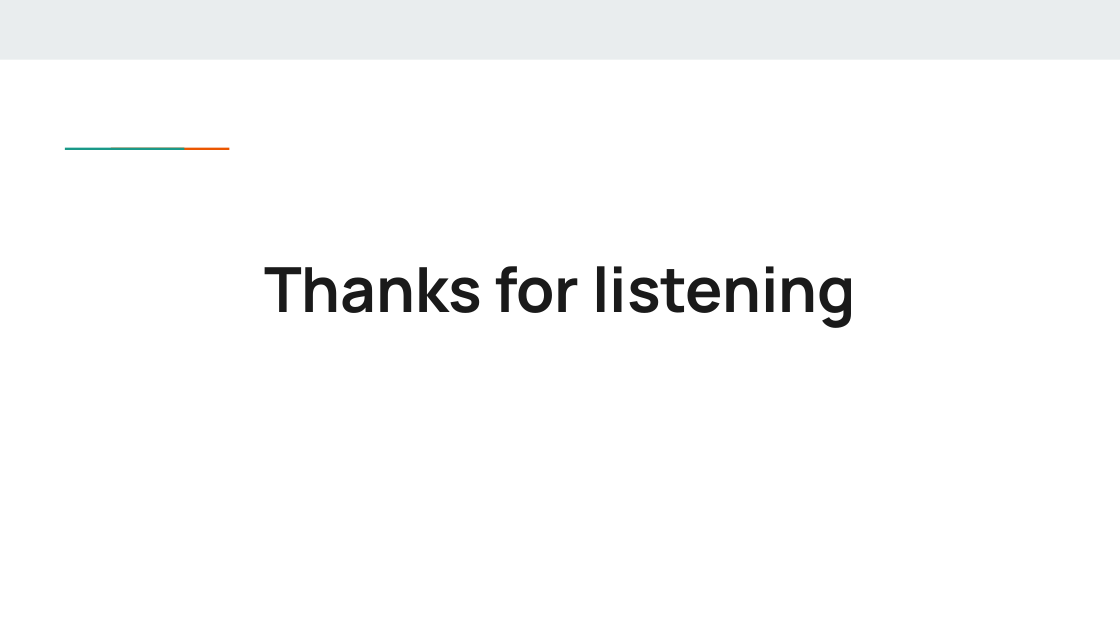
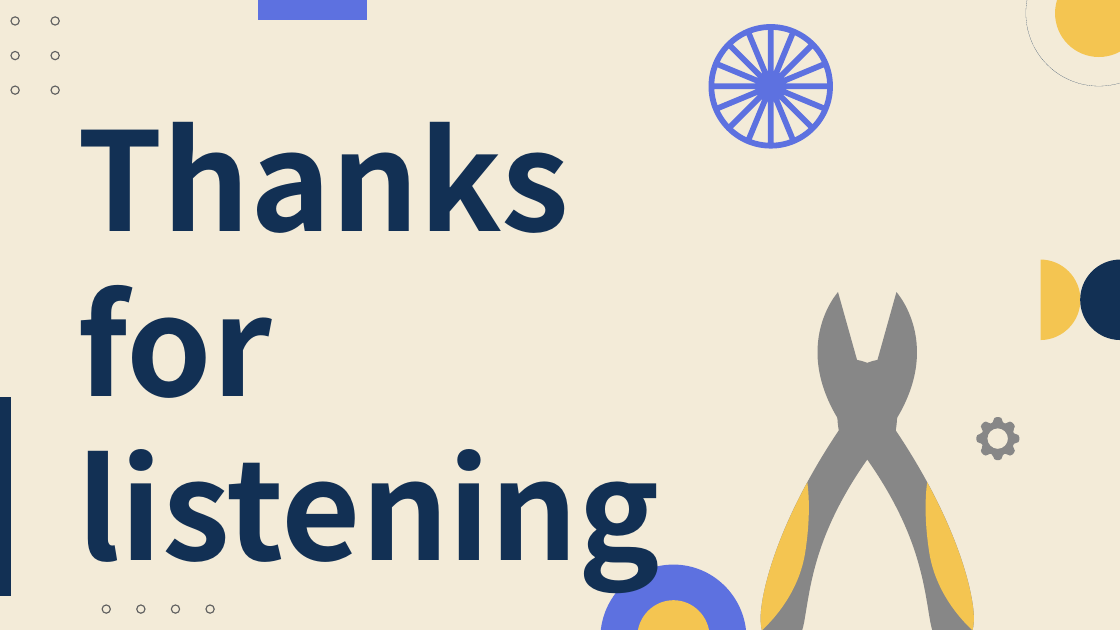
Before and after one commit to 2111518/Dormitory-repair-management-system, a slide deck: slide 13 of 期末報告.pptx (slide 15 before the commit). Drawn at 1120x630 pixels with LibreOffice and Linux fonts; fonts in the diff are those of the drawing. Boxes give left, top, right and bottom in pixels: in the first picture for what was removed or moved away, otherwise in the second. Text is boxed around its words. In the diff, an @@ line names an element or a change of style, - is before the commit and + after.

```diff
--- a/期末報告.pptx
+++ b/期末報告.pptx
@@ background #FFFFFF to #F3EBD8 @@
@@ rectangle removed at (0, 0, 1120, 59) @@
@@ freeform shape added at (259, 0, 367, 20), fill #5D71E0 @@
@@ freeform shape added at (709, 25, 833, 149), fill #5D71E0 @@
@@ freeform shape added at (1026, 0, 1120, 86), outline #123054 0.05 pt @@
@@ freeform shape added at (1055, 0, 1120, 57), fill #F4C551 @@
@@ group added at (11, 17, 59, 94): 6 freeform shapes @@
@@ title "Thanks for listening": place and size @@
-title "Thanks for listening" at (264, 266, 856, 328)
+title "Thanks for listening" at (77, 121, 660, 594)
@@ title "Thanks for listening" at (77, 121, 660, 594): size 40 to 88 pt, font Manrope to Noto Sans CJK SC, text colour #1A1A1A to #123054; alignment centre to left @@
@@ rectangle removed at (102, 146, 148, 151) @@
@@ rectangle removed at (147, 146, 193, 151) @@
@@ freeform shape added at (1040, 260, 1081, 340), fill #F4C551 @@
@@ freeform shape added at (1080, 260, 1120, 340), fill #123054 @@
@@ freeform shape added at (0, 396, 11, 595), fill #123054 @@
@@ freeform shape added at (977, 417, 1019, 459), fill #878787 @@
@@ group added at (758, 292, 977, 630): 4 freeform shapes @@
@@ freeform shape added at (600, 564, 746, 630), fill #5D71E0 @@
@@ group added at (102, 605, 214, 613): 4 freeform shapes @@
@@ freeform shape added at (637, 600, 710, 630), fill #F4C551 @@
```
Also in this commit, not shown: 10 other slides changed, 2 slides added, 4 slides removed.
